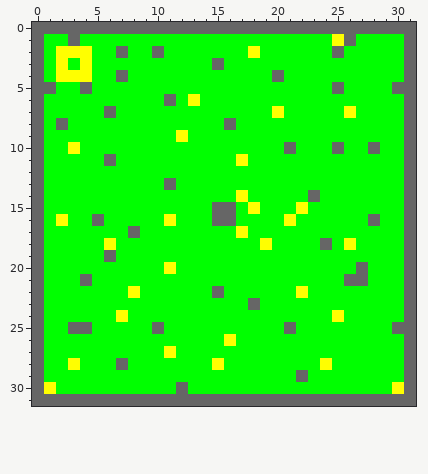
Pixel-art sprite: res/textures/level.png. This is how it looked before the edit.
The file is 32x32 pixels.
The same view after the edit:
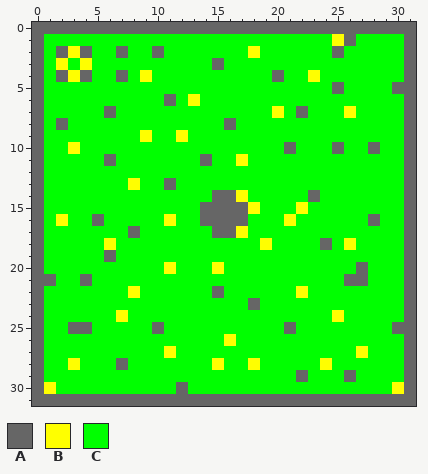
Palette (. is transparent): A #666666  B #ffff00  C #00ff00
The edit:
y 1: x 3 A -> C
y 2: x 2 B -> A; x 4 B -> A
y 4: x 2 B -> A; x 4 B -> A; x 9 C -> B; x 23 C -> B
y 5: x 1 A -> C; x 4 A -> C
y 7: x 22 C -> A
y 9: x 9 C -> B
y 11: x 14 C -> A
y 13: x 8 C -> B
y 14: x 15..16 CC -> AA
y 15..16: x 14 C -> A; x 17 C -> A
y 17: x 15..16 CC -> AA
y 20: x 15 C -> B
y 21: x 1 C -> A
y 27: x 27 C -> B
y 28: x 18 C -> B
y 29: x 26 C -> A
